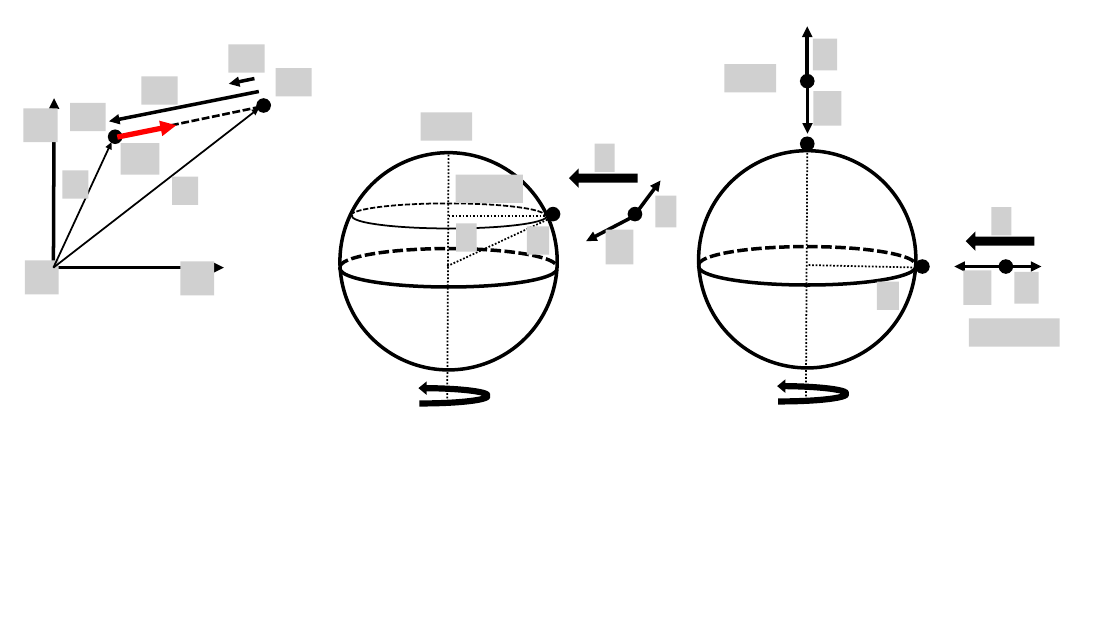
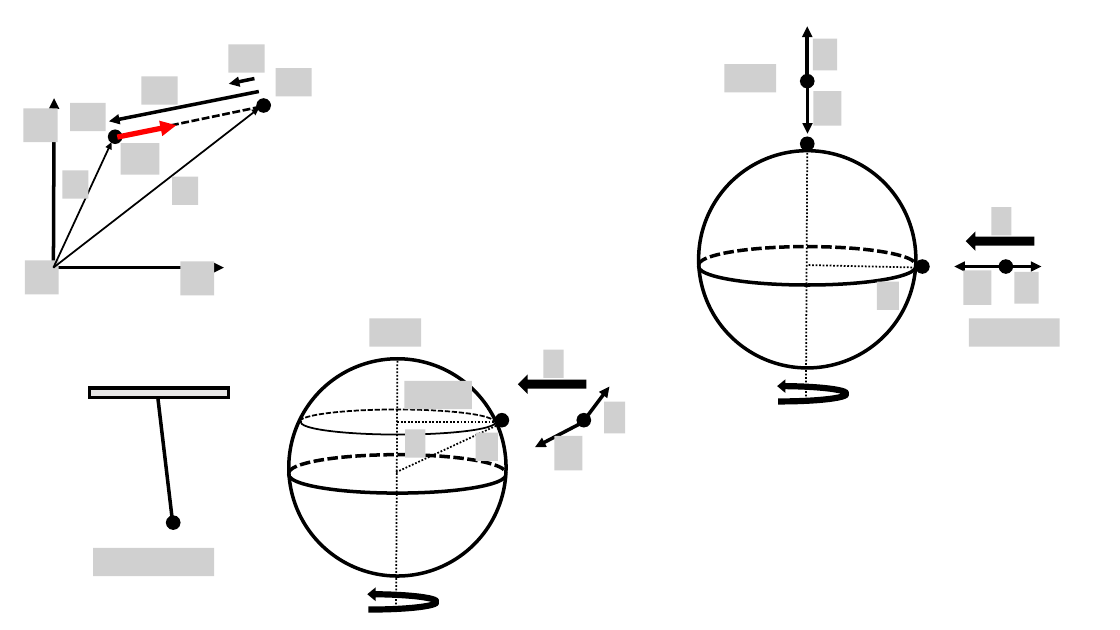
Before and after one commit to OSTP/PhysicsArtofModelling, a slide deck: slide 3 of tex/figures/Gravity/Figures.pptx. Drawn at 1120x630 pixels with LibreOffice and Linux fonts; fonts in the diff are those of the drawing; grey boxes stand for pictures. Boxes give left, top, right and bottom in pixels: in the first picture for what was removed or moved away, otherwise in the second. Text is boxed around its words. In the diff, an @@ line names an element or a change of style, - is before the commit and + after.

```diff
--- a/tex/figures/Gravity/Figures.pptx
+++ b/tex/figures/Gravity/Figures.pptx
@@ 7 pictures, 4 arc (boxed as its full ellipse)s, 3 ellipses, 3 lines, 2 arrows, 1 curved left arrow, 1 right arrow: place and size @@
-7 pictures, 4 arc (boxed as its full ellipse)s, 3 ellipses, 3 lines, 2 arrows, 1 curved left arrow, 1 right arrow at (340, 113, 676, 407)
+7 pictures, 4 arc (boxed as its full ellipse)s, 3 ellipses, 3 lines, 2 arrows, 1 curved left arrow, 1 right arrow at (289, 318, 625, 613)
@@ group added at (90, 388, 229, 576): 1 ellipse, 1 line, 1 rectangle, 1 picture @@
```
Also in this commit, not shown: 1 other slide changed, 1 slide added, 6 other files.
